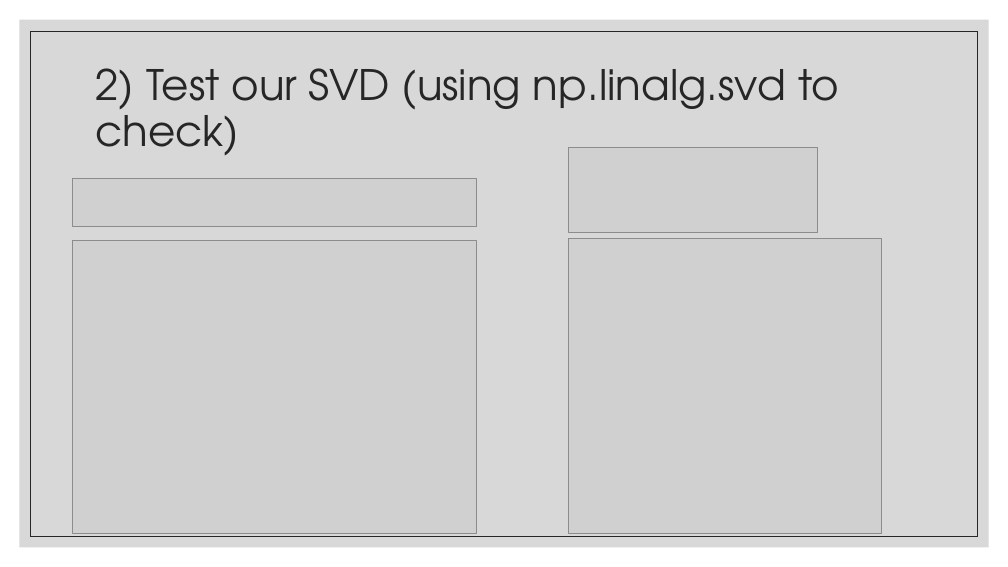
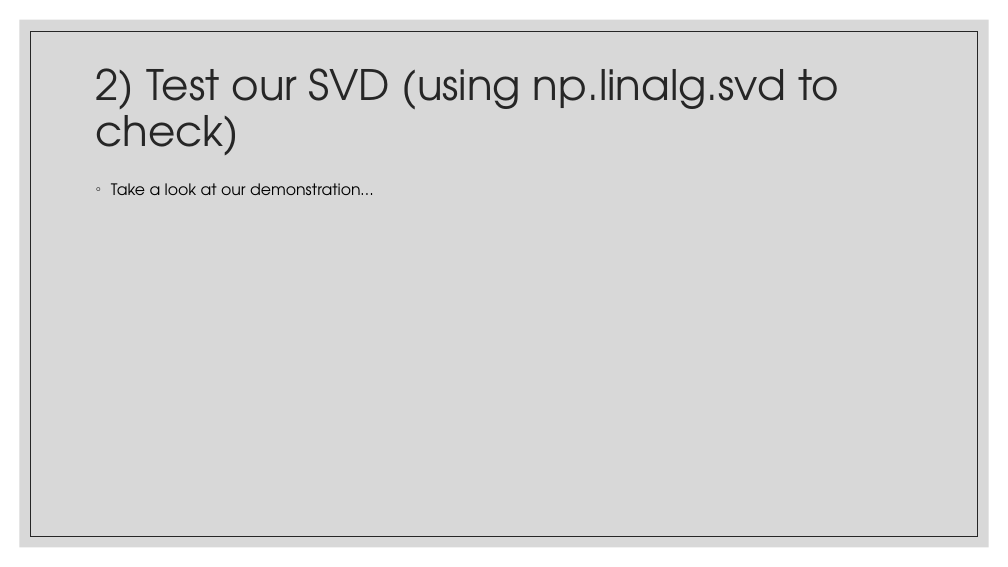
Before and after one commit to Zhekuson/SVDFaces, a slide deck: slide 6 of SVD for face recognition.pptx. Drawn at 1008x567 pixels with LibreOffice and Linux fonts; fonts in the diff are those of the drawing; grey boxes stand for pictures. Boxes give left, top, right and bottom in pixels: in the first picture for what was removed or moved away, otherwise in the second. Text is boxed around its words. In the diff, an @@ line names an element or a change of style, - is before the commit and + after.

```diff
--- a/SVD for face recognition.pptx
+++ b/SVD for face recognition.pptx
@@ picture removed at [569, 147, 817, 231] @@
@@ picture removed at [73, 178, 476, 227] @@
@@ text added at [111, 183, 374, 195], 15 pt, text #000000 @@
+◦ Take a look at our demonstration…
@@ picture removed at [569, 239, 881, 533] @@
@@ picture removed at [73, 241, 476, 533] @@
```
Also in this commit, not shown: 8 other slides changed, 2 slides removed, 5 other files.
